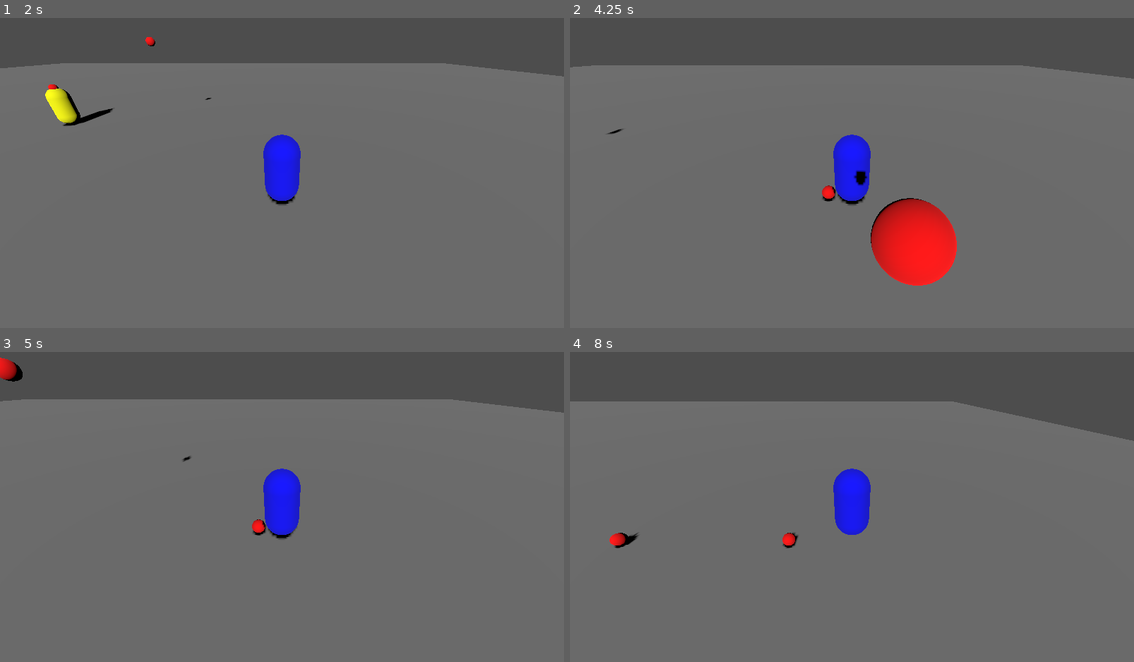
Above: before the commit, frames 1-4 (two rows, left to right).
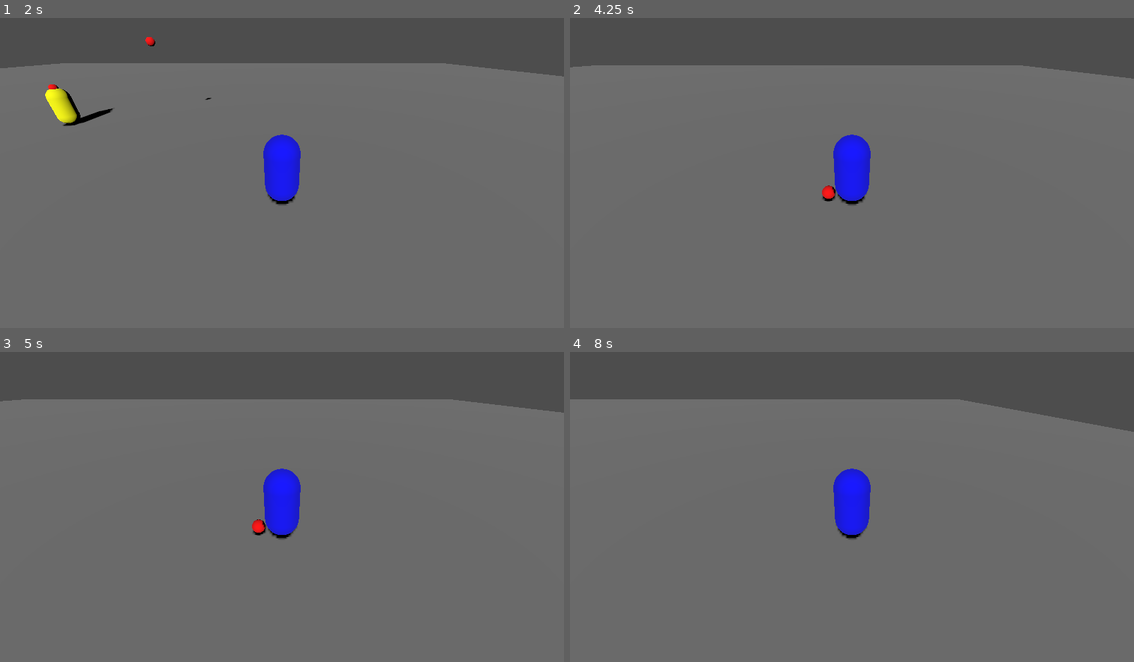
Above: after the commit, the same moments.

Repository: Genaro-Coronel-Gtz/godot_dumbs
Game: Godot game, scene res://main.tscn
The game is run twice, just before and just after one commit, with the same random seed, the same clock (stepped at 60 frames per second) and the same inputs.
Inputs:
- Up to frame 1 (2 s): tap Enter at 0.5 s; hold Right (ui_right) 0.53-1.28 s; hold Down (ui_down) from 1.28 s (still down)
- Up to frame 2 (4.25 s): release Down (ui_down) at 2.03 s; hold Right (ui_right) 2.03-2.78 s; hold Up (ui_up) 2.78-3.53 s; hold Left (ui_left) from 3.53 s (still down)
- Up to frame 3 (5 s): keep holding Left (ui_left)
- Up to frame 4 (8 s): release Left (ui_left) at 5.03 s; hold Down (ui_down) 5.03-5.78 s; hold Right (ui_right) 5.78-6.53 s; hold Up (ui_up) 6.53-7.28 s; hold Right (ui_right) from 7.28 s (still down)

Frame 1 is identical in both runs. In frame 2, 3.5% of the frame differs, in the area x 6-69%, y 35-87%; in frame 3, 0.2%; in frame 4, 1.4%.

Commit message:
[Feature]: Enemy only shoot to player when is near

Diff:
--- a/scripts/enemy.gd
+++ b/scripts/enemy.gd
@@ -2,8 +2,8 @@
 
 const BULLET_SCENE = preload("res://scenes/bullet.tscn")
 const FIRE_RATE = 1.0  # segundos entre disparos
-const GRAVITY = 9.8
 const FLIGHT_TIME = 1.5  # Tiempo de vuelo para una trayectoria más precisa
+const FIRE_RANGE = 15.0  # Distancia máxima para disparar
 
 var time_since_last_shot = 0.0
 var player: Node3D
@@ -13,37 +13,23 @@
 
 func _physics_process(delta):
 	if player:
-		# Hacer que el enemigo mire hacia el player
-		look_at(player.global_position + Vector3(0, 0.5, 0), Vector3.UP)
+		var distance_to_player = global_position.distance_to(player.global_position)
 
-		# Actualizar tiempo desde el último disparo
-		time_since_last_shot += delta
+		# Solo disparar si el player está dentro del rango
+		if distance_to_player <= FIRE_RANGE:
+			# Hacer que el enemigo mire hacia el player
+			look_at(player.global_position + Vector3(0, 0.5, 0), Vector3.UP)
 
-		# Disparar cuando haya pasado el fire rate
-		if time_since_last_shot >= FIRE_RATE:
-			shoot()
+			# Actualizar tiempo desde el último disparo
+			time_since_last_shot += delta
+
+			# Disparar cuando haya pasado el fire rate
+			if time_since_last_shot >= FIRE_RATE:
+				shoot()
+				time_since_last_shot = 0.0
+		else:
+			# Reset del timer si el player se aleja
 			time_since_last_shot = 0.0
-
-func calculate_ballistic_velocity(from: Vector3, to: Vector3, gravity: float) -> Vector3:
-	"""Calcula la velocidad inicial necesaria para que un proyectil llegue a un objetivo
-	usando una trayectoria parabólica con gravedad."""
-	var diff = to - from
-
-	if diff.length() < 0.1:
-		return Vector3(0, 0, 0)
-
-	var flight_time = FLIGHT_TIME
-
-	# Calcular velocidades necesarias para cubrir la distancia en ese tiempo
-	var velocity = diff / flight_time
-
-	# Ajustar vy considerando la gravedad
-	# Ecuación: y_final = y_initial + vy*t - 0.5*g*t²
-	# Despejando vy: vy = (diff.y + 0.5*g*t²) / t
-	var vy = (diff.y + 0.5 * gravity * flight_time * flight_time) / flight_time
-	velocity.y = vy
-
-	return velocity
 
 func shoot():
 	var bullet_instance = BULLET_SCENE.instantiate()
@@ -60,11 +46,6 @@
 	var target_position = player.global_position + Vector3(0, 1.0, 0)
 
 	# Usar la API pública del bullet para lanzarlo (desacopla cálculo)
-	if bullet_instance.has_method("launch"):
-		bullet_instance.launch(target_position, FLIGHT_TIME)
-	else:
-		# Fallback: calcular localmente
-		var ballistic_velocity = calculate_ballistic_velocity(bullet_instance.global_position, target_position, GRAVITY)
-		bullet_instance.linear_velocity = ballistic_velocity
+	bullet_instance.launch(target_position, FLIGHT_TIME)
 
 	print("Bullet disparado: origen=", bullet_instance.global_position, " objetivo=", target_position)
